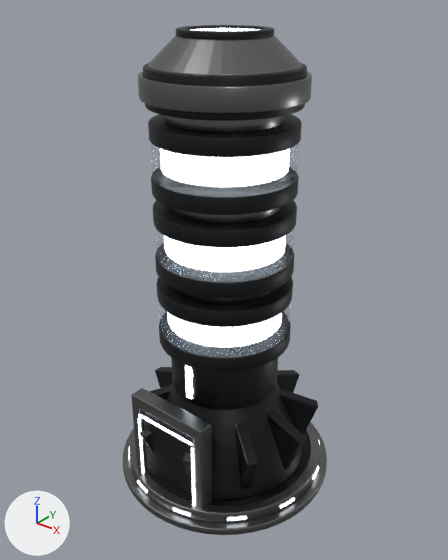
The glTF model assets/kit/Cannon_T3.glb, before and after one commit.
Both versions are drawn from a 50 mm camera at (5.24, -6.57, 7.5) aimed at (0.01, -0.03, 3.44). Lighting does not change. The marker at lower left points along +X, +Y and +Z. The first picture is the older version. Vertices at exactly the same position are counted once.

Names of what the first picture shows: 'Cannon_T3'.
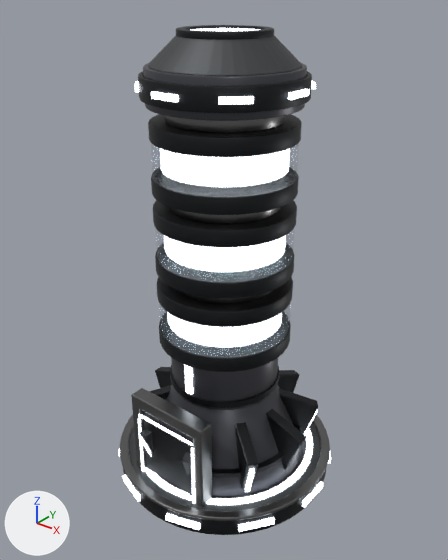
Location of each change, [x1, y1, x2, y2] in pixels of the pictures (448 x 560 px):
'Cannon_T3', reshaped: before [123, 25, 327, 535]; after [118, 25, 331, 535]
part 1 of me_cannon_t3, added: after [129, 422, 321, 511]
part 2 of me_cannon_t3, added: after [170, 365, 279, 408]
part 3 of me_cannon_t3, added: after [302, 481, 323, 508]
part 4 of me_cannon_t3, added: after [184, 365, 193, 395]
part 5 of me_cannon_t3, added: after [288, 89, 310, 100]
part 6 of me_cannon_t3, added: after [151, 91, 179, 102]
part 7 of me_cannon_t3, rebuilt (10% wider, 8% taller): before [130, 423, 320, 522]; after [120, 414, 330, 521]
part 8 of me_cannon_t3, rebuilt: before [147, 431, 310, 506]; after [144, 428, 313, 505]
part 9 of me_cannon_t3, deleted: before [128, 365, 320, 521]
part 10 of me_cannon_t3, built on: before [123, 418, 327, 535]; after [118, 410, 331, 535]
part 11 of me_cannon_t3, added: after [135, 81, 139, 92]
part 12 of me_cannon_t3, added: after [218, 96, 254, 105]
part 13 of me_cannon_t3, recoloured: [143, 63, 307, 497] in both
part 14 of me_cannon_t3, recoloured: [123, 71, 326, 535] in both
part 15 of me_cannon_t3, recoloured: [148, 36, 302, 76] in both

Diff of the bpy script that builds the scene:
```diff
--- a/assets/kit/Cannon_T3.glb.py
+++ b/assets/kit/Cannon_T3.glb.py
@@ mat_os_plate @@
+mat_os_plate = principled_material('OS_Plate')
+mat_os_plate.base_color = (0.085, 0.09, 0.095)  # dark grey #525557
+mat_os_plate.metallic = 0.75
+mat_os_plate.roughness = 0.55
@@ mat_os_shell @@
+mat_os_shell = principled_material('OS_Shell')
+mat_os_shell.base_color = (0.075, 0.077, 0.09)  # dark grey #4d4e55
+mat_os_shell.metallic = 0.55
+mat_os_shell.roughness = 0.36
@@ me_cannon_t3 @@
 # used by ob_cannon_t3; location = (0.0, 0.0, 0.0)
-me_cannon_t3.from_pydata(...)  # 8523 vertices, 16826 faces; spans x -1.75..1.75, y -1.75..1.75, z 0.06..6.94
+me_cannon_t3.from_pydata(...)  # 8268 vertices, 16236 faces; spans x -1.79..1.79, y -1.79..1.79, z 0.06..6.94
+# me_cannon_t3 part 1: a new loose piece, a 48-sided cylinder along z spanning x -1.65..1.65, y -1.65..1.65, z 0.38..0.41, in mat_os_plate (dark grey #525557)
+# me_cannon_t3 part 2: a new loose piece, a 32-sided cylinder along z spanning x -0.88..0.88, y -0.88..0.88, z 1.73..1.83, in mat_os_dark (dark grey #2c2e30)
+# me_cannon_t3 part 3: a new loose piece, a box spanning x 1.74..1.79, y -0.275..0.275, z 0.19..0.29, in mat_os_light (white #d4dde5, glowing white #edf6ff)
+# me_cannon_t3 part 4: a new loose piece, a box spanning x -0.06..0.06, y -0.885..-0.835, z 1.86..2.36, in mat_os_light (white #d4dde5, glowing white #edf6ff)
+# me_cannon_t3 part 5: a new loose piece, a box spanning x 1.11..1.16, y -0.2..0.2, z 6.21..6.29, in mat_os_light (white #d4dde5, glowing white #edf6ff)
+# me_cannon_t3 part 6: a new loose piece, a box spanning x -0.2..0.2, y -1.16..-1.11, z 6.21..6.29, in mat_os_light (white #d4dde5, glowing white #edf6ff)
+# me_cannon_t3 part 7: the loose piece of 576 vertices spanning x -1.62..1.62, y -1.62..1.62, z 0.18..0.36 is rebuilt with 576 vertices and now spans x -1.78..1.78, y -1.78..1.78, z 0.38..0.44
+# me_cannon_t3 part 8: the loose piece of 288 vertices spanning x -1.6..1.6, y -1.6..1.6, z 0.18..0.34 is rebuilt with 192 vertices and now spans x -1.5..1.5, y -1.5..1.5, z 0.41..0.44, in mat_os_light (white #d4dde5, glowing white #edf6ff)
+# me_cannon_t3 part 9: 13 loose pieces with 698 vertices, spanning x -1.62..1.62, y -1.62..1.62, z 0.23..2.36, are deleted
+# me_cannon_t3 part 10: 144 vertices moved from x -1.75..1.75, y -1.75..1.75, z 0.16..0.18 to x -1.75..1.75, y -1.75..1.75, z 0.38..0.4; 5 vertices removed from x -0.56..0.54, y -1.42, z 0.17..1.54; 296 vertices added at x -1.61..1.61, y -1.79..1.79, z 0.19..1.09
+# me_cannon_t3 part 11: 8 vertices added at x -0.96..-0.64, y -0.96..-0.64, z 6.21..6.29
+# me_cannon_t3 part 12: 8 vertices added at x 0.64..0.96, y -0.96..-0.64, z 6.21..6.29
+# me_cannon_t3 part 13: 1200 faces spanning x -1.34..1.34, y -1.34..1.34, z 0.36..6.5 switch from mat_os_dark (dark grey #2c2e30) to mat_os_shell (dark grey #4d4e55)
+# me_cannon_t3 part 14: 1532 faces spanning x -1.75..1.75, y -1.75..1.75, z 0.06..6.4 switch from mat_os_steel (grey #7c7c7c) to mat_os_dark (dark grey #2c2e30)
+# me_cannon_t3 part 15: 428 faces spanning x -0.99..0.99, y -0.99..0.99, z 6.5..6.86 switch from mat_os_steel (grey #7c7c7c) to mat_os_plate (dark grey #525557)
+# other edits to the shape of me_cannon_t3 do not show in these pictures
 me_cannon_t3.materials.append(mat_os_light)
```
